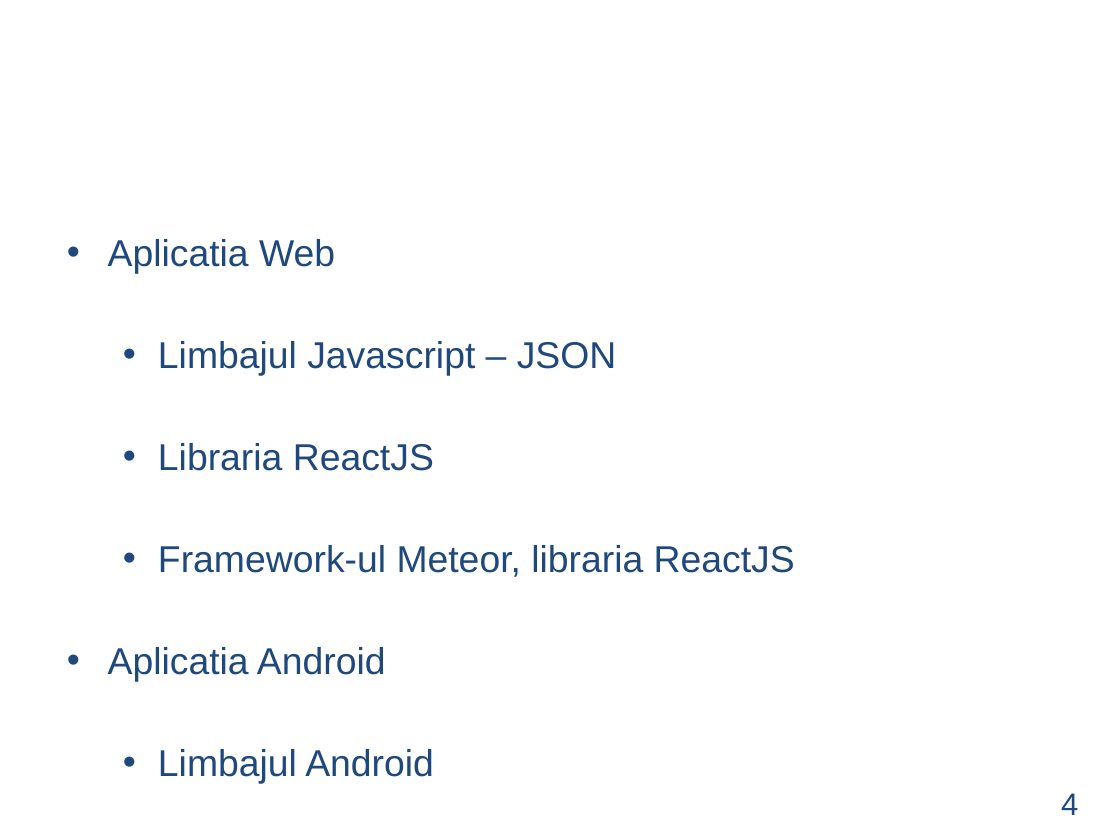
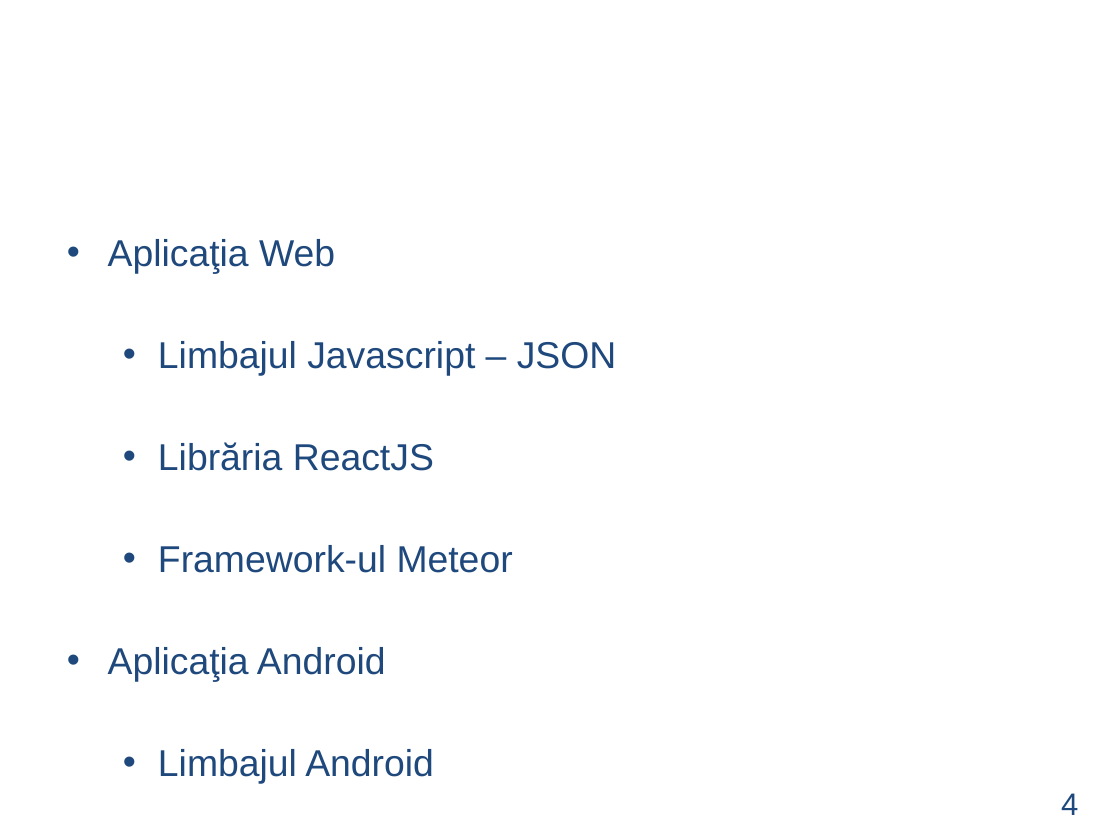
Before and after one commit to LucaAndrei/Fitness-MD-Web-Application-2.0, a slide deck: slide 5 of parte_scrisa/2419_engage_ppt/Prezentare Disertatie Luca Andrei.ppt. Drawn at 1120x840 pixels with LibreOffice and Linux fonts; fonts in the diff are those of the drawing; background and template pictures are left out. Boxes give left, top, right and bottom in pixels: in the first picture for what was removed or moved away, otherwise in the second. Text is boxed around its words. In the diff, an @@ line names an element or a change of style, - is before the commit and + after.

```diff
--- a/parte_scrisa/2419_engage_ppt/Prezentare Disertatie Luca Andrei.ppt
+++ b/parte_scrisa/2419_engage_ppt/Prezentare Disertatie Luca Andrei.ppt
@@ text at (108,239,335,274): text changed @@
-• Aplicatia Web
+• Aplicaţia Web
@@ text at (108,442,513,682): text changed @@
-  • Libraria ReactJS
-  • Framework-ul Meteor, libraria ReactJS
-• Aplicatia Android
+  • Librăria ReactJS
+  • Framework-ul Meteor
+• Aplicaţia Android
```
Also in this commit, not shown: 8 other slides changed, 1 slide added.
